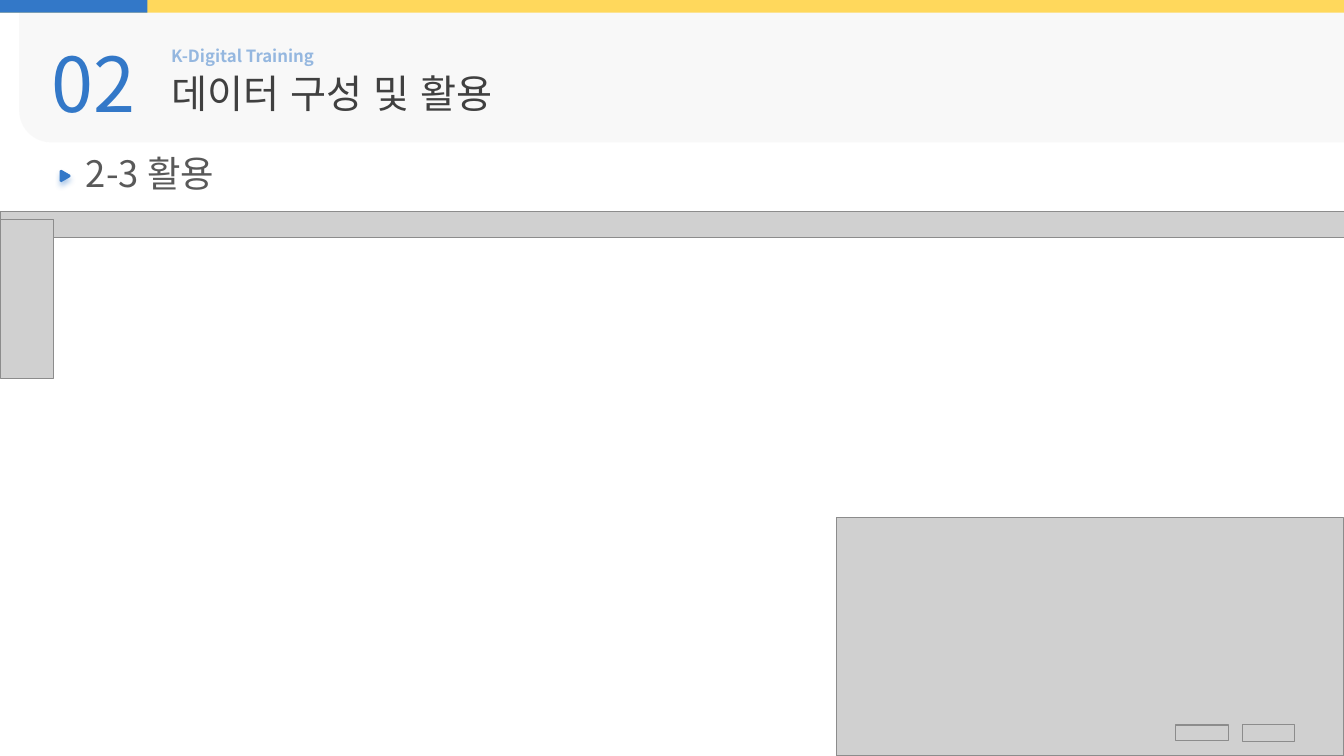
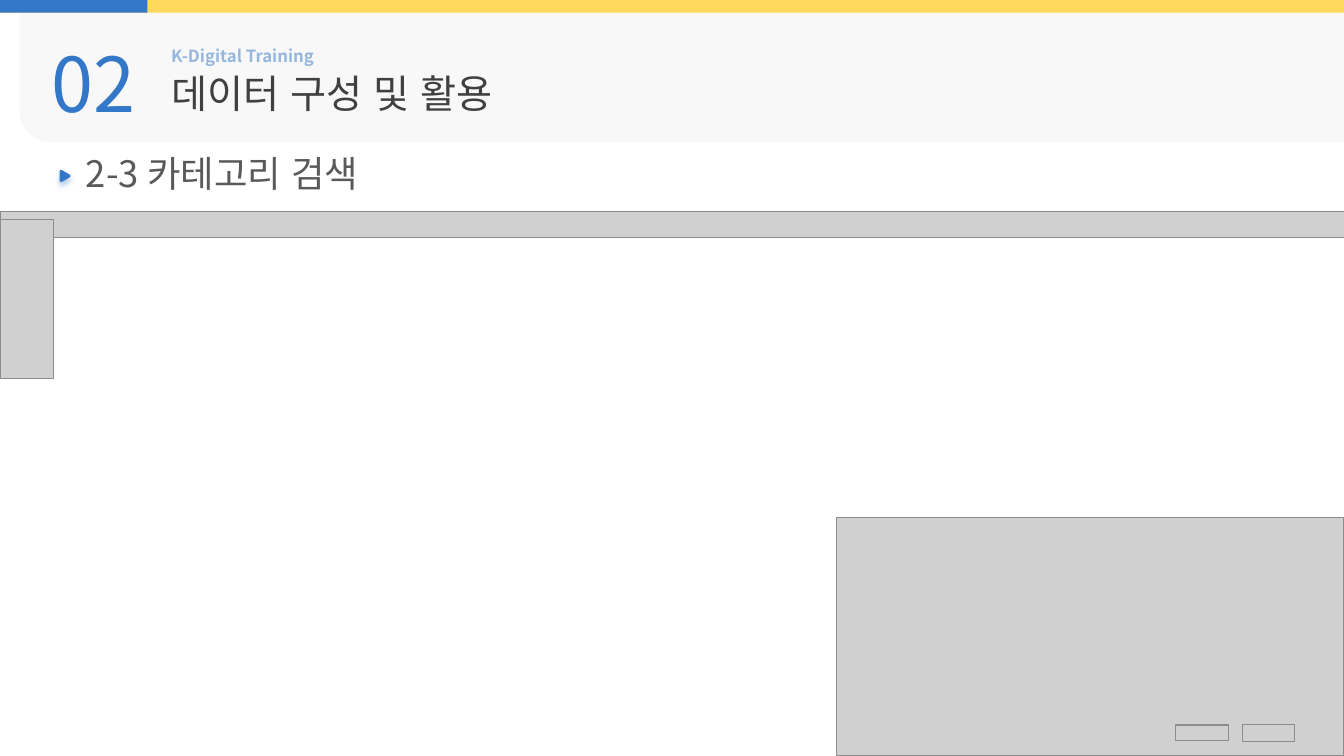
Before and after one commit to Hiddle00/project2_weather, a slide deck: slide 14 of 최종발표/03.D팀_최종발표 - 복사본.pptx (slide 12 before the commit). Drawn at 1344x756 pixels with LibreOffice and Linux fonts; fonts in the diff are those of the drawing; grey boxes stand for pictures; background and template pictures are left out. Boxes give left, top, right and bottom in pixels: in the first picture for what was removed or moved away, otherwise in the second. Text is boxed around its words. In the diff, an @@ line names an element or a change of style, - is before the commit and + after.

```diff
--- a/최종발표/03.D팀_최종발표 - 복사본.pptx
+++ b/최종발표/03.D팀_최종발표 - 복사본.pptx
@@ text at (x1=86, y1=157, x2=358, y2=190): text changed @@
-2-3 활용
+2-3 카테고리 검색
```
Also in this commit, not shown: 2 slides added, 1 other file.
